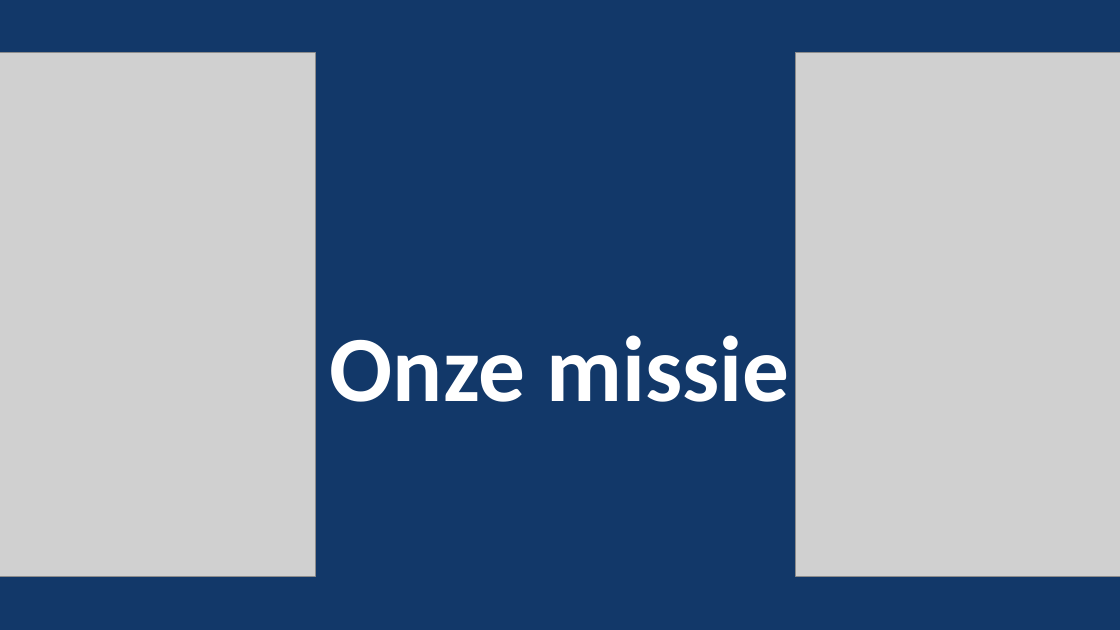
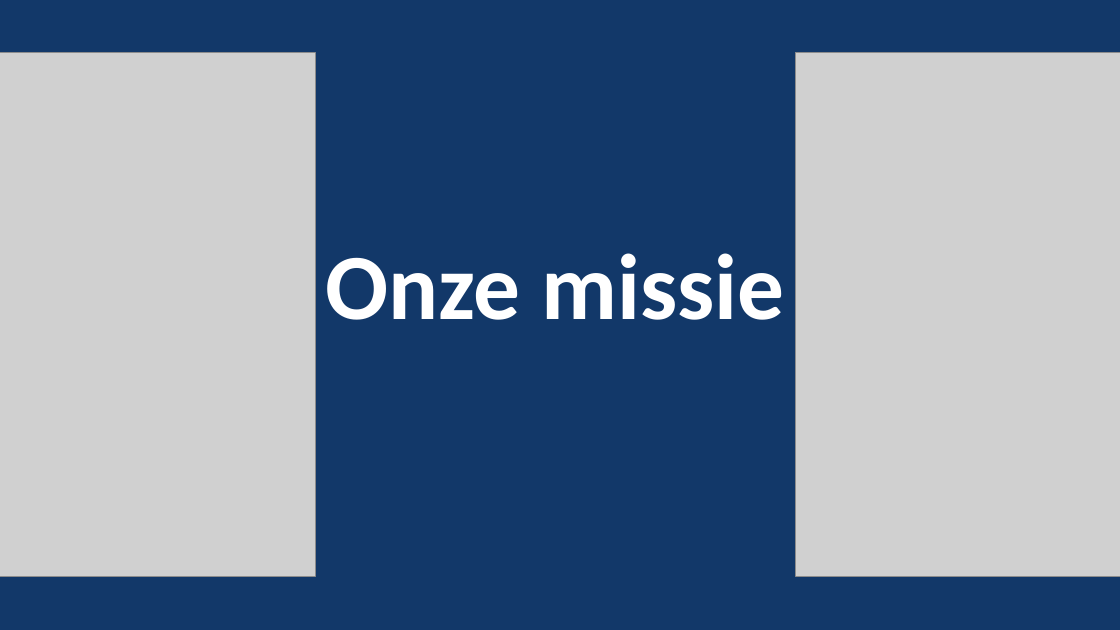
Before and after one commit to vincevannoort/miniproject-computersystems, a slide deck: slide 3 of presentatie/minproject-presentatie.pptx. Drawn at 1120x630 pixels with LibreOffice and Linux fonts; fonts in the diff are those of the drawing; grey boxes stand for pictures. Boxes give left, top, right and bottom in pixels: in the first picture for what was removed or moved away, otherwise in the second. Text is boxed around its words. In the diff, an @@ line names an element or a change of style, - is before the commit and + after.

```diff
--- a/presentatie/minproject-presentatie.pptx
+++ b/presentatie/minproject-presentatie.pptx
@@ title "Onze missie": place and size @@
-title "Onze missie" at [330,335,789,402]
+title "Onze missie" at [325,253,785,320]
```
Also in this commit, not shown: 1 other slide changed.
